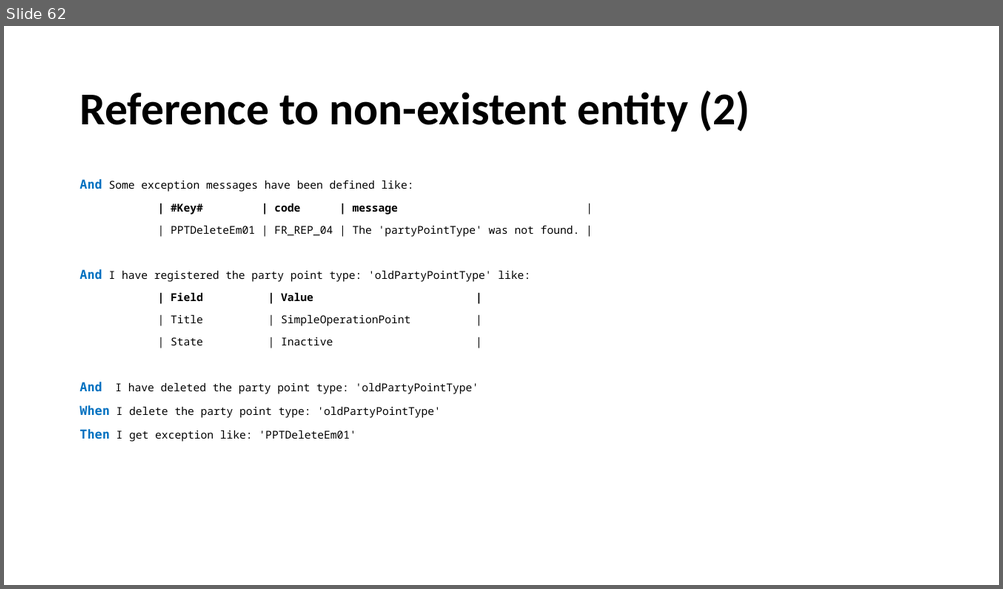
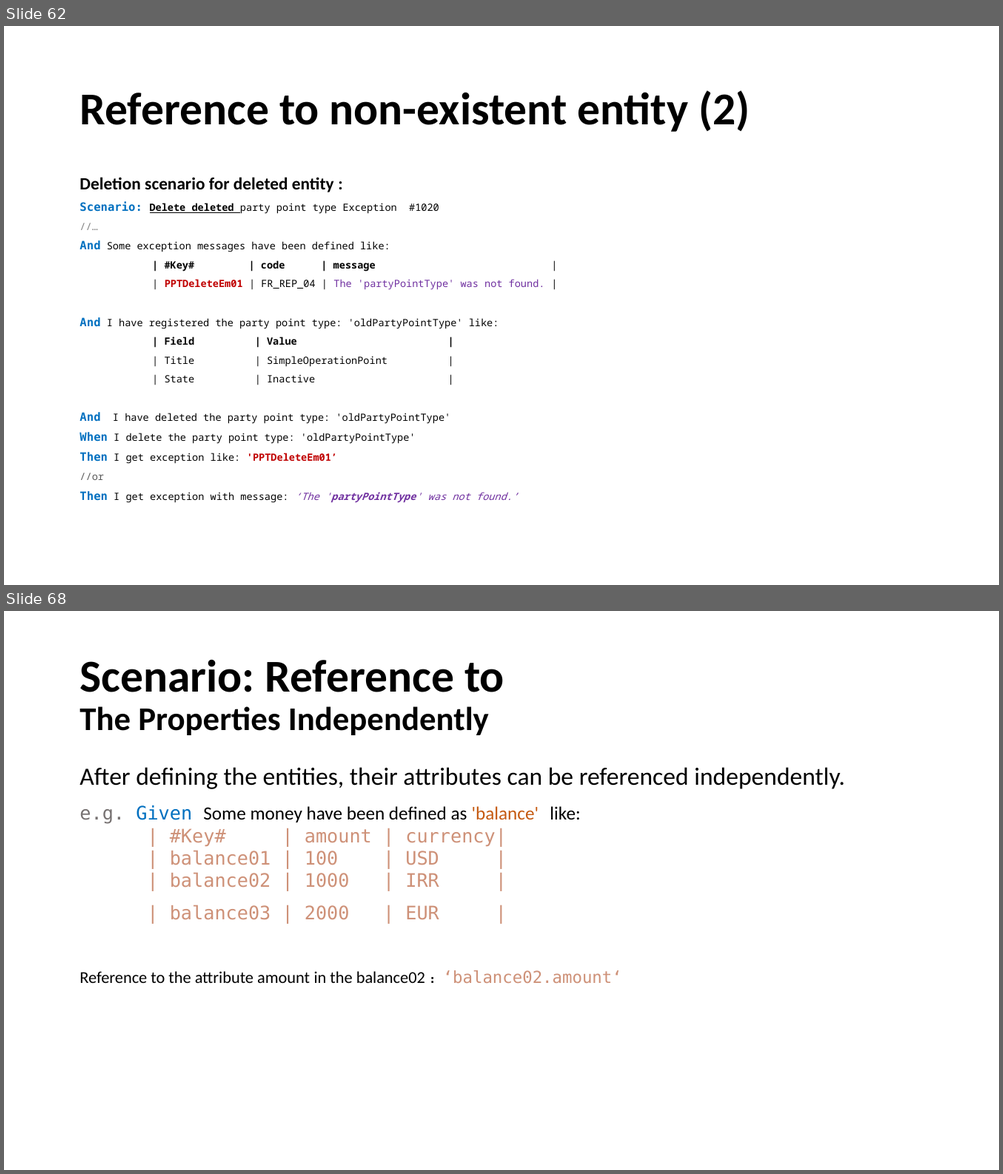
Before and after one commit to fmontazeri/Knowledeg, a slide deck: Gherkin.pptx. Shown one above the other, each under a label of ours: slide 62 before the commit, slides 62 and 68 after it; the slides between them are not shown. The pictures are 1003x589 and 1003x1174 pixels, drawn with LibreOffice and Linux fonts; fonts in the diff are those of the drawing. Boxes give left, top, right and bottom in pixels: in the first picture for what was removed or moved away, otherwise in the second. Text is boxed around its words. In the diff, an @@ line names an element or a change of style, - is before the commit and + after.

Commit message:
add some tips to writting scenario

```diff
--- a/Gherkin.pptx
+++ b/Gherkin.pptx
@@ slide 68 added at <box>4,611,999,1170</box>, background #FFFFFF @@
@@ title added at <box>79,659,504,735</box>, 32 pt, text #000000, bold @@
+Scenario: Reference to
+The Properties Independently
@@ text added at <box>79,767,845,983</box>, 18 pt, text #000000 @@
+After defining the entities, their attributes can be referenced independently.
+e.g. Given Some money have been defined as 'balance' like:
+| #Key# | amount | currency|
+| balance01 | 100 | USD |
+| balance02 | 1000 | IRR |
+| balance03 | 2000 | EUR |
+Reference to the attribute amount in the balance02 : ‘balance02.amount‘
@@ slide 62 changed as well @@
@@ text at <box>79,177,439,214</box>: paragraphs added @@
+Deletion scenario for deleted entity :
+Scenario: Delete deleted party point type Exception #1020
+//…
@@ text at <box>79,241,545,444</box>: size 12 to 11.1 pt in "And", "And", "And", "When"; size 10.5 to 9.7 pt in "Some exception messages have been defined like:", "| #Key# | code | message |", "| PPTDeleteEm01 | FR_REP_04 | The 'partyPointType' ...", "I have registered the party point type: ..." and 5 more places; text colour #000000 to #C00000, bold on in "PPTDeleteEm01"; text colour #000000 to #7030A0 in "The 'partyPointType' was not found."; line spacing 0.9 to 0.7 @@
@@ text at <box>79,452,518,503</box>: text changed; size 10.5 to 9.7 pt @@
-Then I get exception like: 'PPTDeleteEm01'
+Then I get exception like: 'PPTDeleteEm01’
+//or
+Then I get exception with message: ‘The 'partyPointType' was not found.’
```
Also in this commit, not shown: 14 other slides changed, 5 other slides added.
